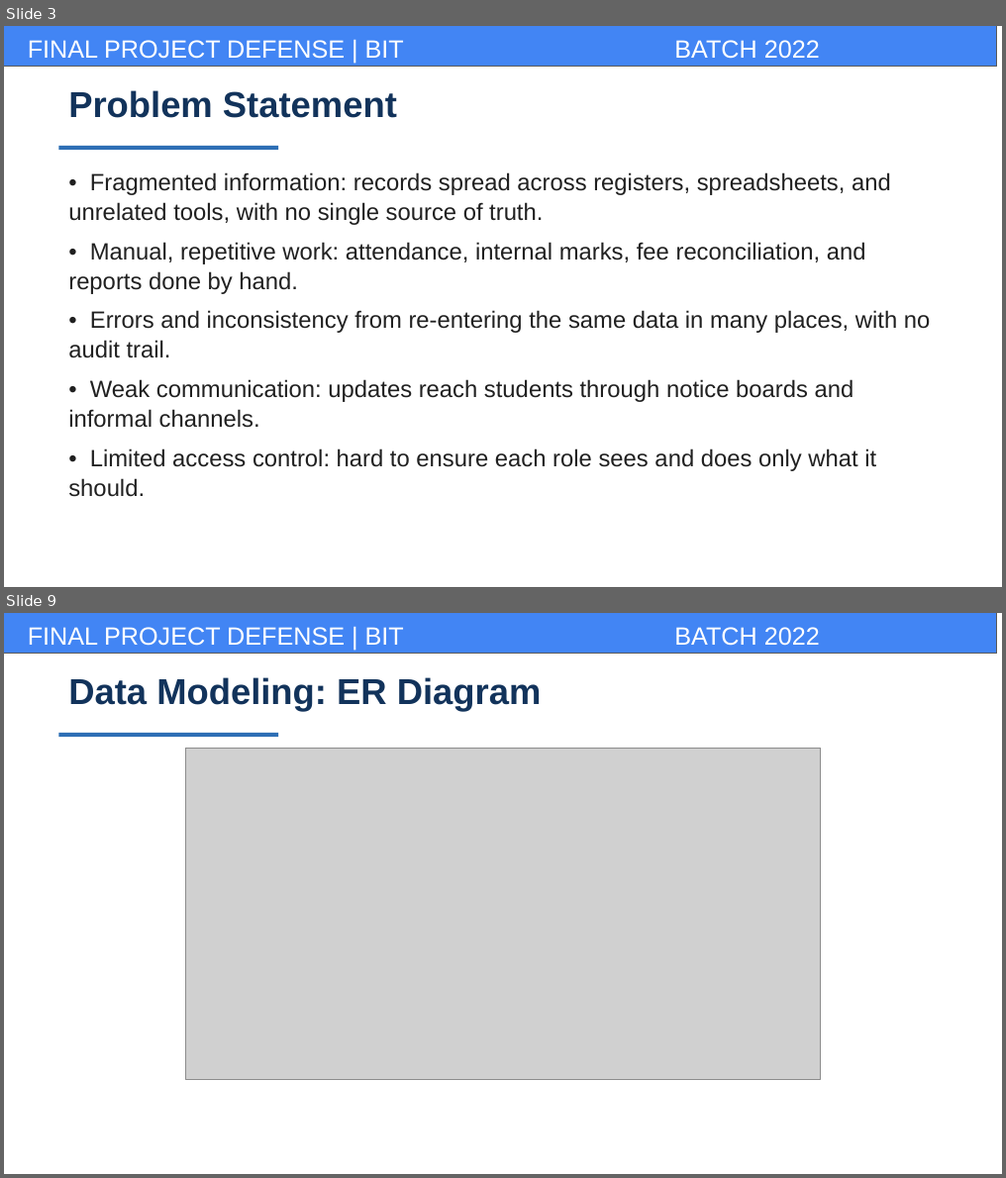
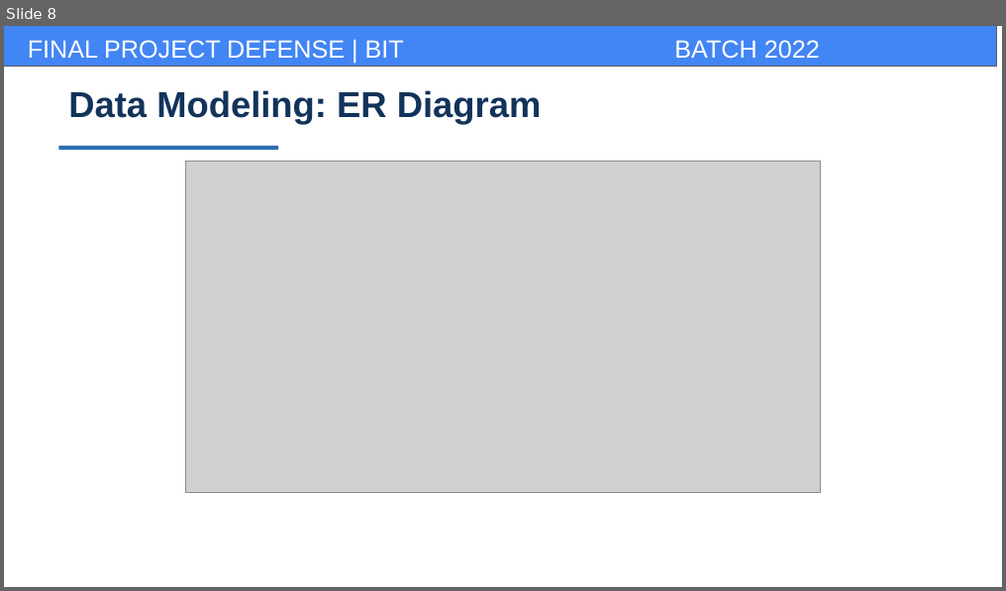
Before and after one commit to BhupendraMalla/CampuseEase, a slide deck: docs/report/campusease_presentation.pptx. Shown one above the other, each under a label of ours: slides 3 and 9 before the commit, slide 8 after it; the slides between them are not shown. The pictures are 1006x1178 and 1006x591 pixels, drawn with LibreOffice and Linux fonts; fonts in the diff are those of the drawing; grey boxes stand for pictures; background and template pictures are left out. Boxes give left, top, right and bottom in pixels: in the first picture for what was removed or moved away, otherwise in the second. Text is boxed around its words. In the diff, an @@ line names an element or a change of style, - is before the commit and + after.

```diff
--- a/docs/report/campusease_presentation.pptx
+++ b/docs/report/campusease_presentation.pptx
@@ slide 3 removed at bbox=[4, 26, 1002, 587], background #FFFFFF; not listed: 3 template elements that a slide beside it also shows @@
@@ text removed at bbox=[68, 90, 397, 118] @@
-Problem Statement
@@ rectangle removed at bbox=[58, 146, 278, 150] @@
@@ text removed at bbox=[68, 173, 931, 497] @@
-• Fragmented information: records spread across registers, spreadsheets, and unrelated tools, with no single source of truth.
-• Manual, repetitive work: attendance, internal marks, fee reconciliation, and reports done by hand.
-• Errors and inconsistency from re-entering the same data in many places, with no audit trail.
-• Weak communication: updates reach students through notice boards and informal channels.
-• Limited access control: hard to ensure each role sees and does only what it should.
@@ what was slide 9 is now slide 8 @@
```
Also in this commit, not shown: 10 slides changed, 4 slides added, 4 other slides removed, 2 other files.
